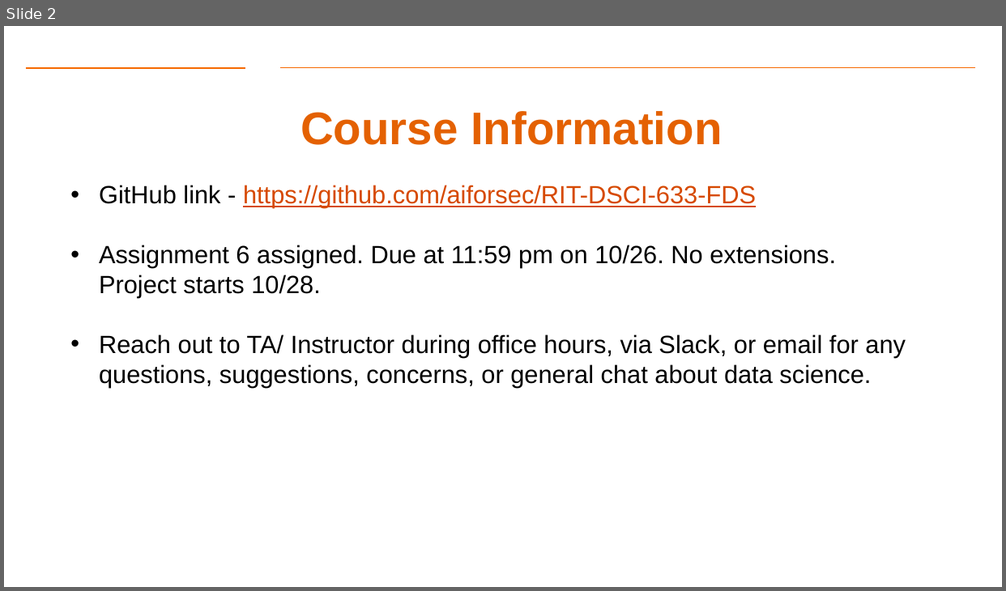
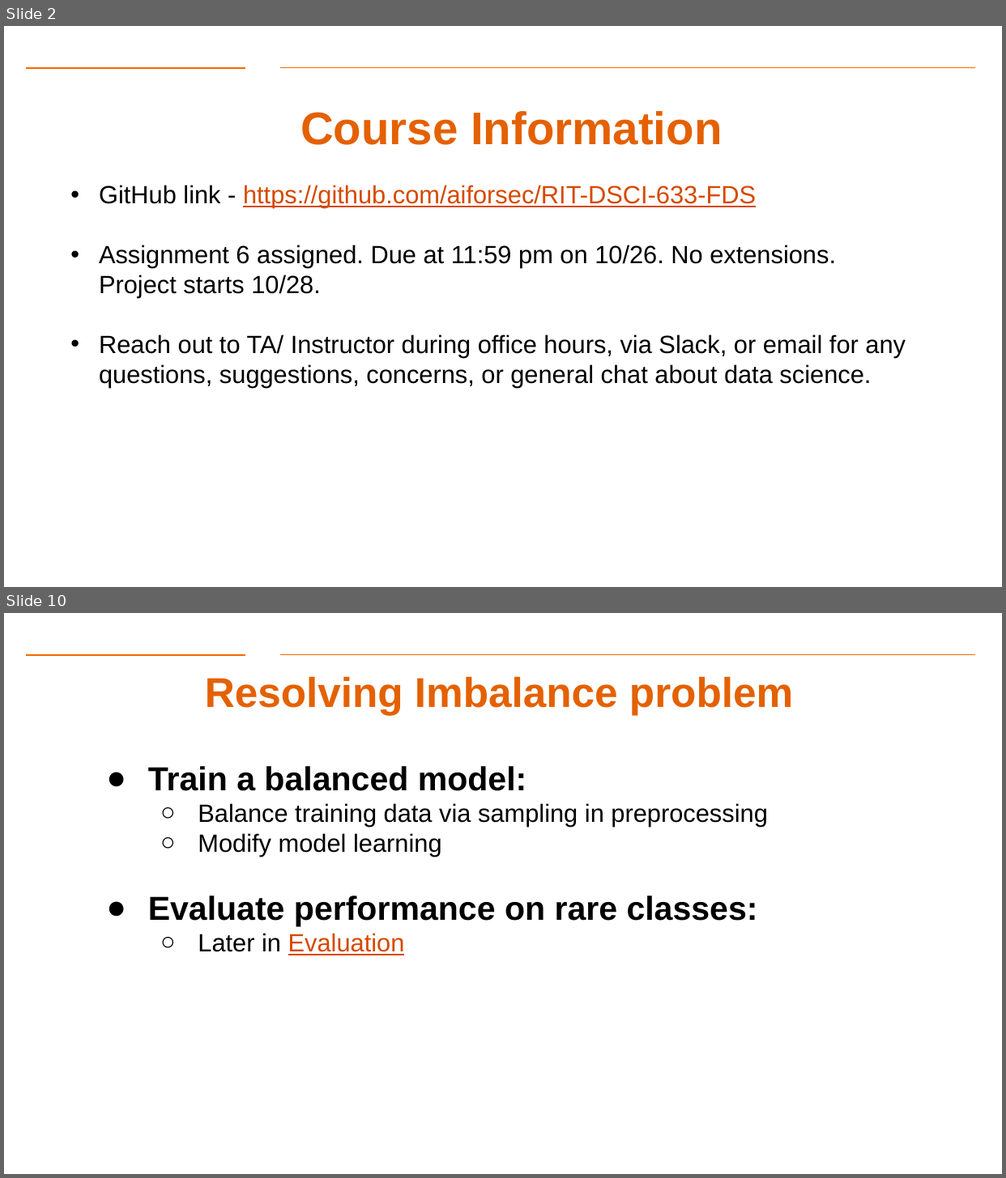
Before and after one commit to Dre1896/RIT-DSCI-633-FDS, a slide deck: Syllabus/Lecture16/Lec16.pptx. Shown one above the other, each under a label of ours: slide 2 before the commit, slides 2 and 10 after it; the slides between them are not shown. The pictures are 1006x591 and 1006x1178 pixels, drawn with LibreOffice and Linux fonts; fonts in the diff are those of the drawing; background and template pictures are left out. Boxes give left, top, right and bottom in pixels: in the first picture for what was removed or moved away, otherwise in the second. Text is boxed around its words. In the diff, an @@ line names an element or a change of style, - is before the commit and + after.

```diff
--- a/Syllabus/Lecture16/Lec16.pptx
+++ b/Syllabus/Lecture16/Lec16.pptx
@@ slide 10 added at [4,613,1002,1174], background #FFFFFF; not listed: 2 template elements that a slide beside it also shows @@
@@ title added at [205,676,793,715], 40 pt, text #E46102, bold @@
+Resolving Imbalance problem
@@ text added at [148,766,767,956], 24 pt, text #000000 @@
+● Train a balanced model:
+  ○ Balance training data via sampling in preprocessing
+  ○ Modify model learning
+● Evaluate performance on rare classes:
+  ○ Later in Evaluation
```
Also in this commit, not shown: 1 slide changed, 15 other slides added, 36 slides removed, 2 other files.
